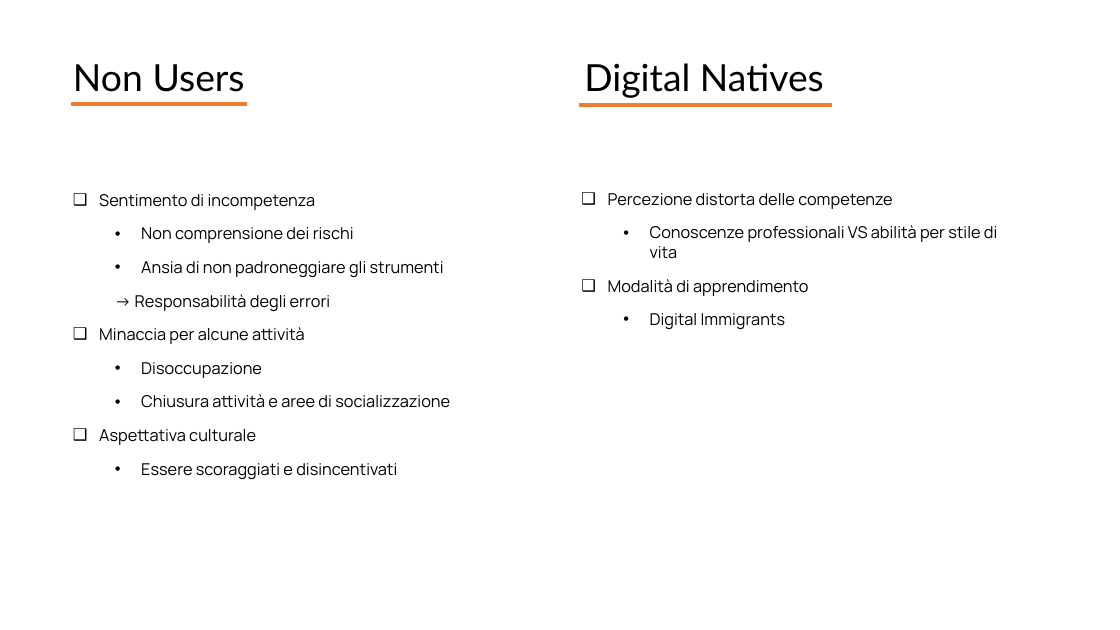
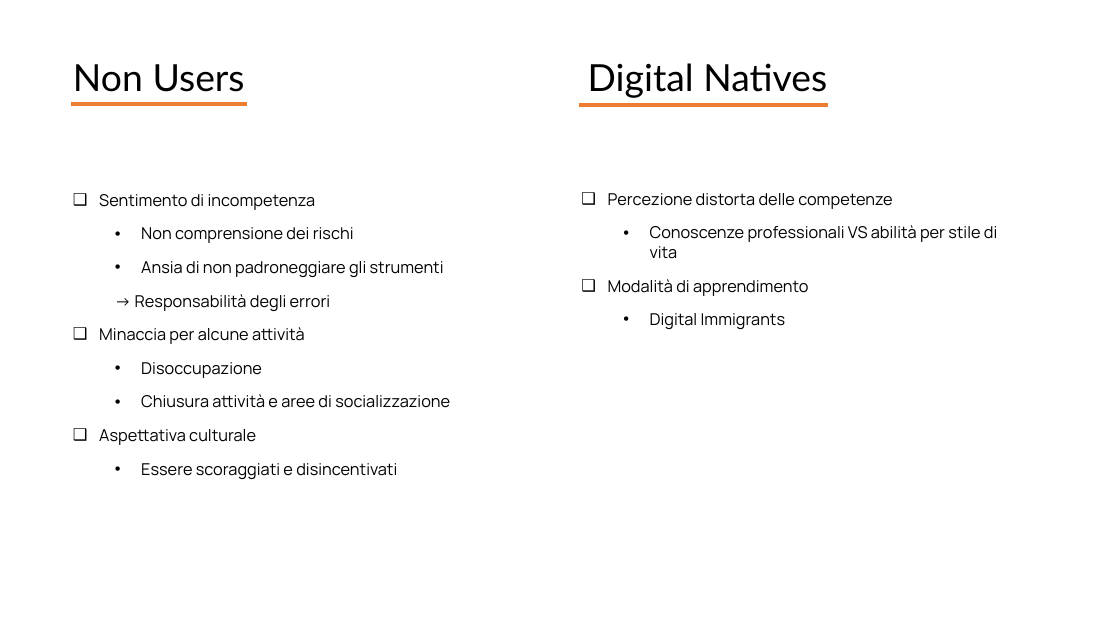
Before and after one commit to giocoal/social-issues-in-information-society-project, a slide deck: slide 3 of Presentazione/Presentazione_completa - Copy.pptx. Drawn at 1120x630 pixels with LibreOffice and Linux fonts; fonts in the diff are those of the drawing. Boxes give left, top, right and bottom in pixels: in the first picture for what was removed or moved away, otherwise in the second. Text is boxed around its words. In the diff, an @@ line names an element or a change of style, - is before the commit and + after.

Commit message:
presentazione

```diff
--- a/Presentazione/Presentazione_completa - Copy.pptx
+++ b/Presentazione/Presentazione_completa - Copy.pptx
@@ text "Digital Natives": place and size @@
-text "Digital Natives" at (584, 63, 824, 98)
+text "Digital Natives" at (588, 63, 827, 98)
@@ line moved from (579, 105) - (833, 105) to (579, 105) - (828, 105) @@
```
Also in this commit, not shown: 1 slide added, 1 slide removed.
